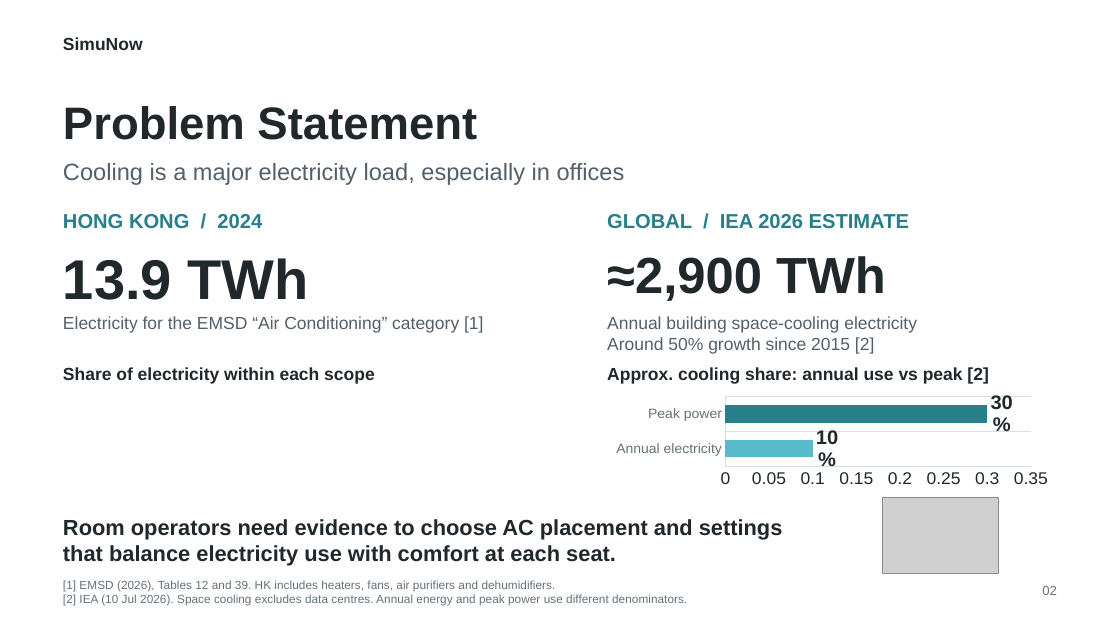
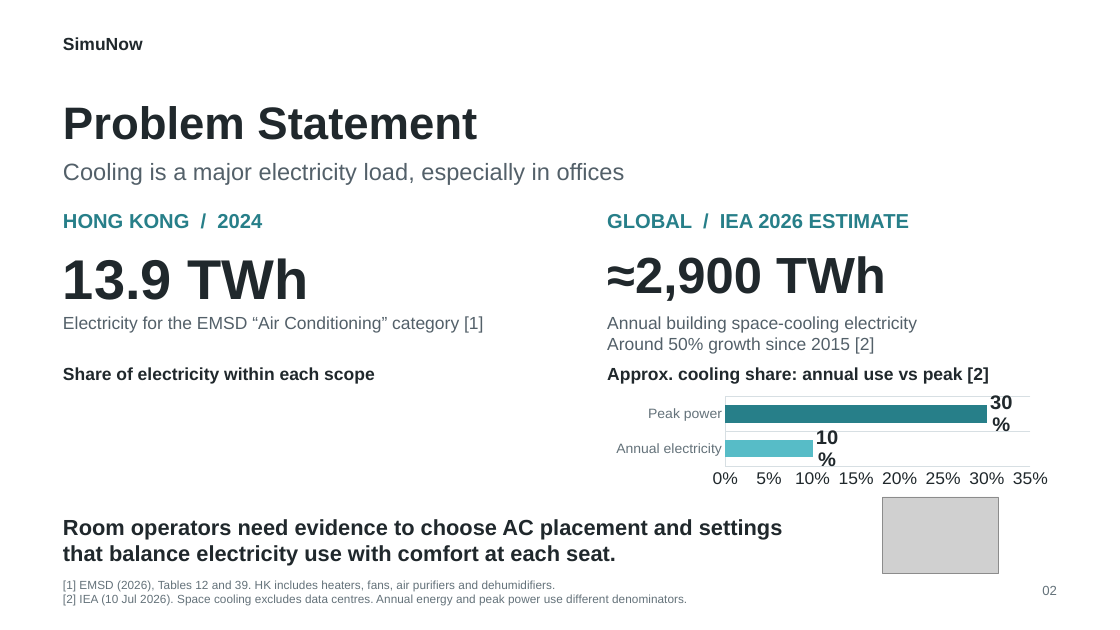
Before and after one commit to krabbypatty1031-blip/SimuNow, a slide deck: slide 2 of PitchDeck.pptx. Drawn at 1120x630 pixels with LibreOffice and Linux fonts; fonts in the diff are those of the drawing; grey boxes stand for pictures. Boxes give left, top, right and bottom in pixels: in the first picture for what was removed or moved away, otherwise in the second. Text is boxed around its words. In the diff, an @@ line names an element or a change of style, - is before the commit and + after.

```diff
--- a/PitchDeck.pptx
+++ b/PitchDeck.pptx
@@ bar chart at (607, 392, 1057, 491) @@
@@ colours of single points changed @@
@@ category axis changed @@
@@ value axis changed @@
```
Also in this commit, not shown: 2 other slides changed, 5 slides removed, 8 other files.
